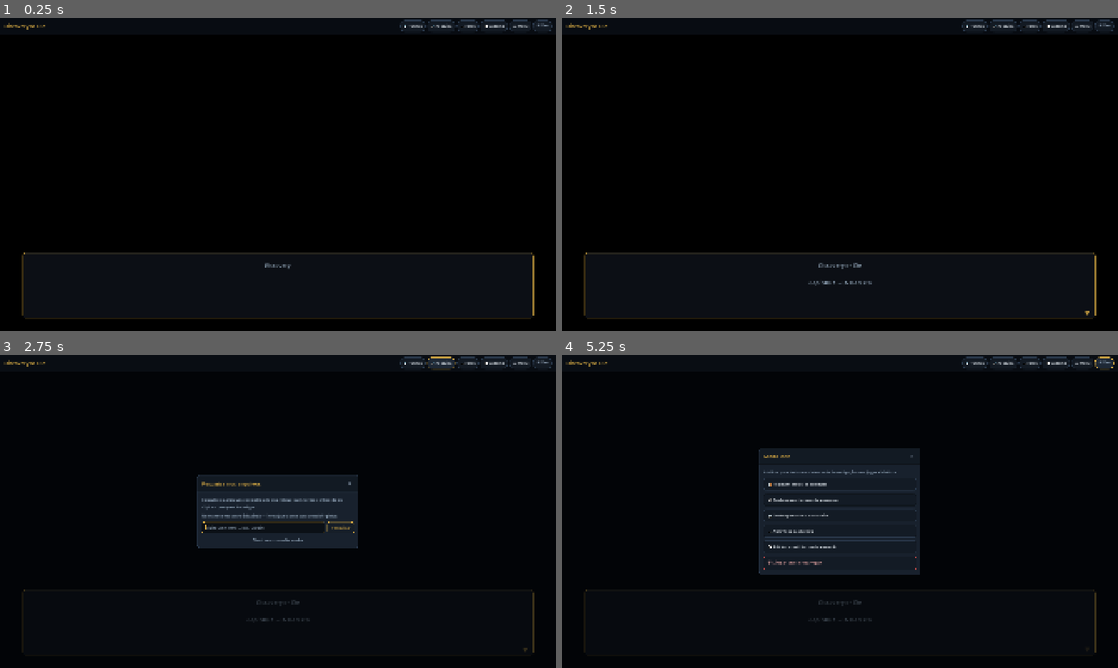
Above: before the commit, frames 1-4 (two rows, left to right).
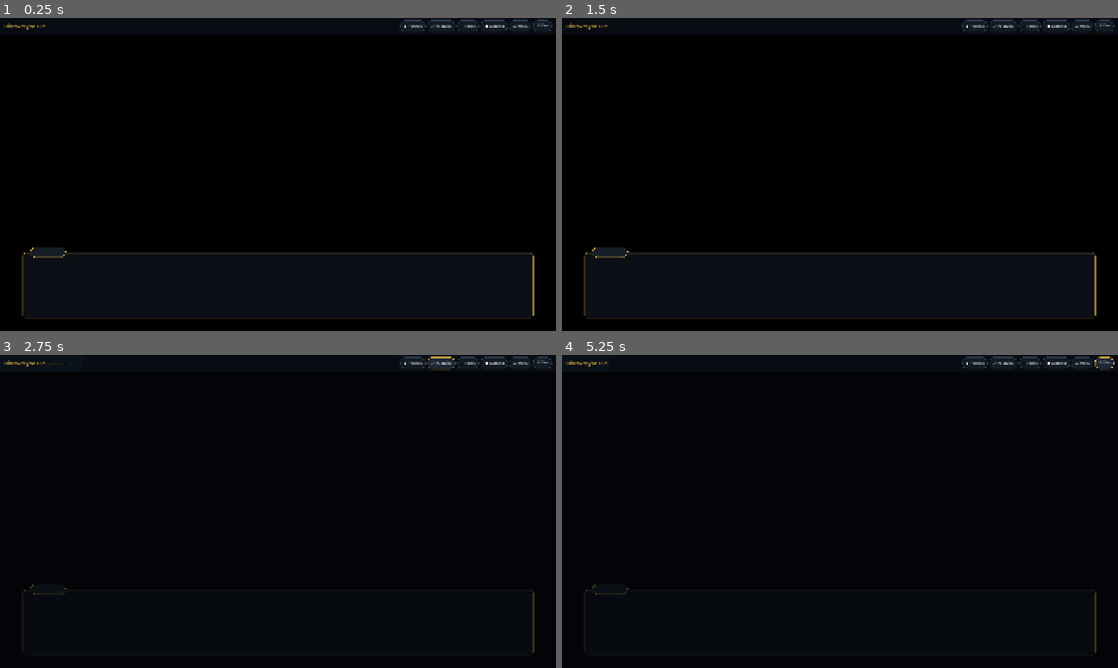
Above: after the commit, the same moments.

Repository: Lumix-Studio/DiscoveryOrDie
Game: Godot game, scene res://src/main.tscn
The game is run twice, just before and just after one commit, with the same random seed, the same clock (stepped at 60 frames per second) and the same inputs.
Inputs:
- Up to frame 1 (0.25 s): no input
- Up to frame 2 (1.5 s): click "📋 Tarefas" at 0.5 s; click "✕" at 1.25 s
- Up to frame 3 (2.75 s): click "🔎 Pesquisa" at 2 s
- Up to frame 4 (5.25 s): click "✕" at 2.75 s; click "📷 Fotos" at 3.5 s; click "✕" at 4.25 s; click "🛠 Dev" at 5 s

The runs differ from the first frame. In frame 1, 0.2% of the frame differs, in the area x 5-53%, y 73-81%; in frame 2, 0.3%; in frame 3, 6.3%; in frame 4, 11%, in the area x 0-65%, y 2-86%.
Error after the commit: Parse Error: Identifier "UnitTestSave" not declared in the current scope. (res://src/autoloads/game.gd:70)

Commit message:
update: altera o nome dos parâmetros

Diff:
--- a/src/autoloads/game.gd
+++ b/src/autoloads/game.gd
@@ -51,22 +51,24 @@
 	}
 # ------------------------------------------------------------------ Conversão de dicionario
 
-func disassemble_dictionary(state:Dictionary) -> SavePattern:
+func disassemble_dictionary(local_state:Dictionary) -> SavePattern:
 	var memory_resource:SavePattern = SavePattern.new()
-	for variable in state.keys():
-		memory_resource.set(variable, state[variable])
+	for variable in local_state.keys():
+		memory_resource.set(variable, local_state[variable])
 	return memory_resource
 
-func assemble_dictionary(state:SavePattern) -> Dictionary:
+func assemble_dictionary(local_state:SavePattern) -> Dictionary:
 	var memory_dictionary:Dictionary = default_state()
-	for variable in state.get_property_list():
+	for variable in local_state.get_property_list():
 		if variable.name in memory_dictionary:
-			memory_dictionary[variable.name] = state.get(variable.name)
+			memory_dictionary[variable.name] = local_state.get(variable.name)
 	return memory_dictionary
 
 # ------------------------------------------------------------------ save/load
 
 func save() -> void:
+	var test = UnitTestSave.new()
+	test.test_disassemble_dictionary(state)
 	var save_method:SaveSystem = SaveSystem.new()
 	var resource_save:SavePattern = disassemble_dictionary(state)
 	save_method.save_resource(resource_save, SAVE_PATH)
